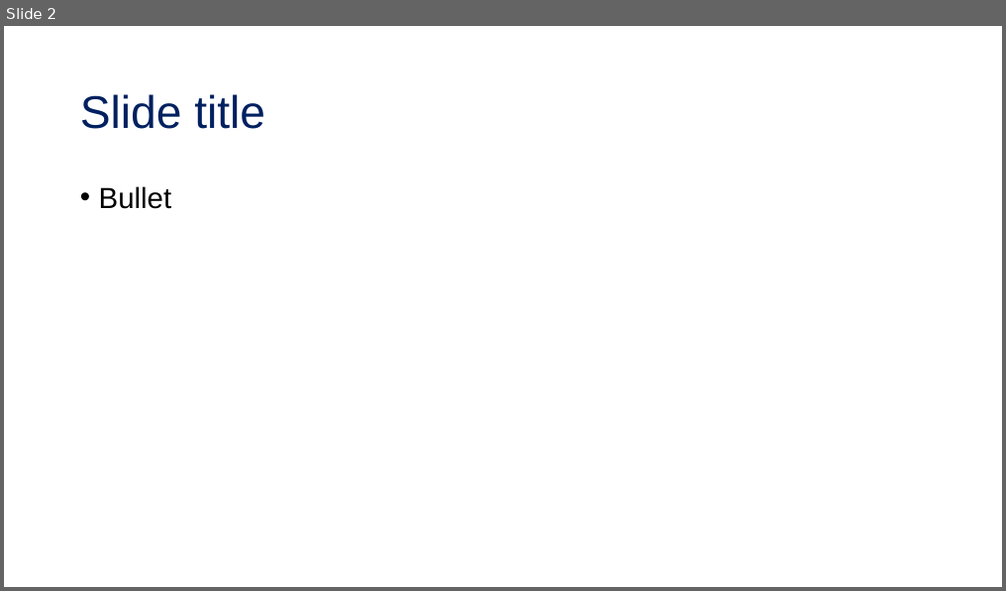
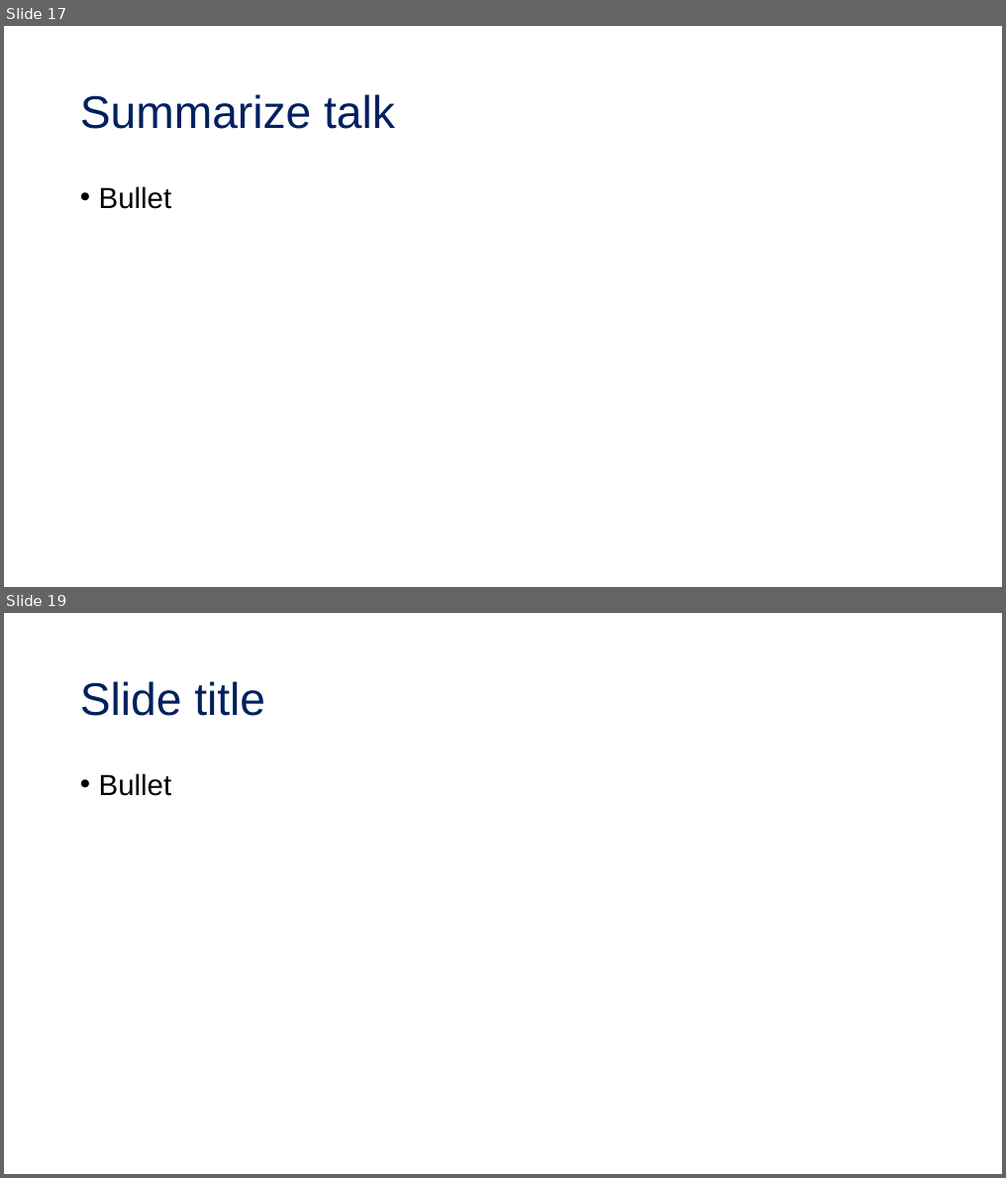
Before and after one commit to tropiano4/tropiano-srg, a slide deck: Presentations/Candidacy_2019/candidacy_presentation.pptx. Shown one above the other, each under a label of ours: slide 2 before the commit, slides 17 and 19 after it; the slides between them are not shown. The pictures are 1006x591 and 1006x1178 pixels, drawn with LibreOffice and Linux fonts; fonts in the diff are those of the drawing. Boxes give left, top, right and bottom in pixels: in the first picture for what was removed or moved away, otherwise in the second. Text is boxed around its words. In the diff, an @@ line names an element or a change of style, - is before the commit and + after.

```diff
--- a/Presentations/Candidacy_2019/candidacy_presentation.pptx
+++ b/Presentations/Candidacy_2019/candidacy_presentation.pptx
@@ slide 17 added at box(4, 26, 1002, 587), background #FFFFFF @@
@@ title added at box(80, 94, 395, 129), 44 pt, text #002060 @@
+Summarize talk
@@ text added at box(99, 186, 171, 209), 28 pt, text #000000 @@
+• Bullet
@@ what was slide 2 is now slide 19 @@
```
Also in this commit, not shown: 16 other slides added, 2 slides removed.
